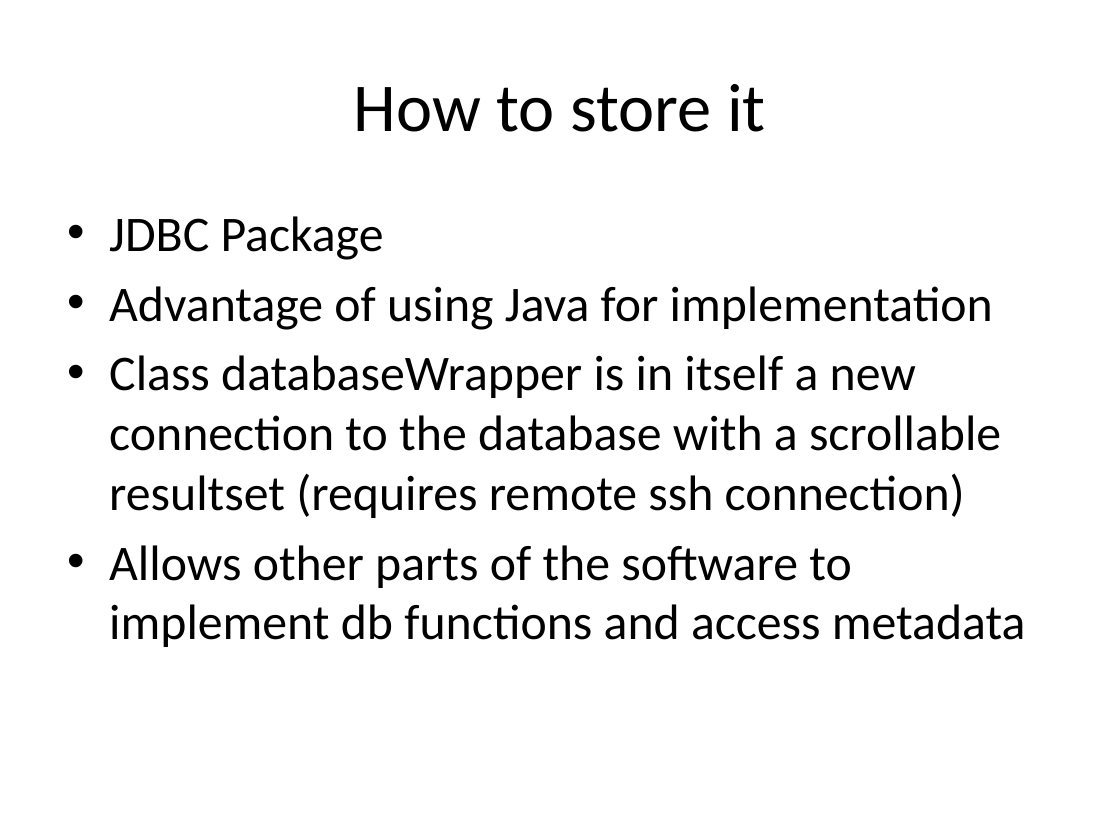
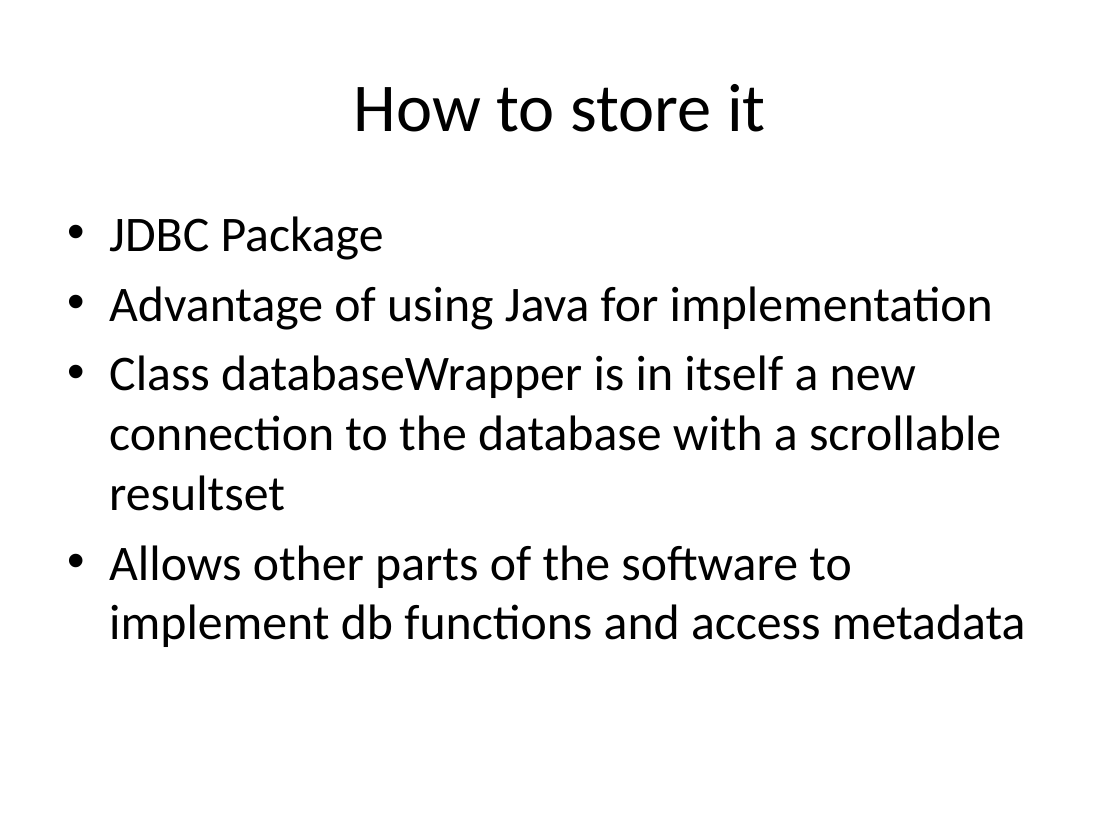
Before and after one commit to chetanadey77/irisrecognition09, a slide deck: slide 19 of Reports/Group_Presentation.pptx (slide 20 before the commit). Drawn at 1120x840 pixels with LibreOffice and Linux fonts; fonts in the diff are those of the drawing; background and template pictures are left out. Boxes give left, top, right and bottom in pixels: in the first picture for what was removed or moved away, otherwise in the second. Text is boxed around its words. In the diff, an @@ line names an element or a change of style, - is before the commit and + after.

```diff
--- a/Reports/Group_Presentation.pptx
+++ b/Reports/Group_Presentation.pptx
@@ text at (x1=109, y1=355, x2=1001, y2=511): text changed @@
-• Class databaseWrapper is in itself a new connection to the database with a scrollable resultset (requires remote ssh connection)
+• Class databaseWrapper is in itself a new connection to the database with a scrollable resultset
```
Also in this commit, not shown: 10 other slides changed, 1 slide removed, 1 other file.
